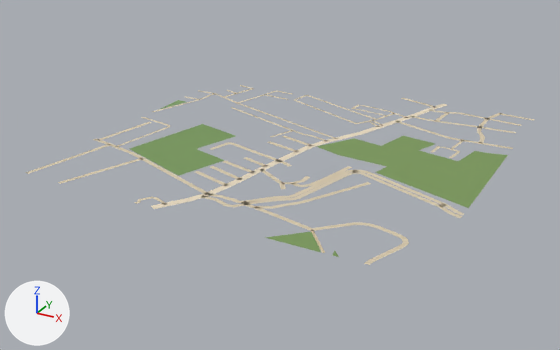
What one commit did to the glTF model public/assets/bengaluru-region-v1/tiles/t33_20-l0.glb.
Before and after are seen from a 50 mm camera at (17188.0, 9396.0, 376.0) aimed at (16734.0, 10222.0, -37.0). Every picture has the same lights, and +X, +Y and +Z are marked at lower left. The first picture is the older version.

In view in the first picture: 'ground'.
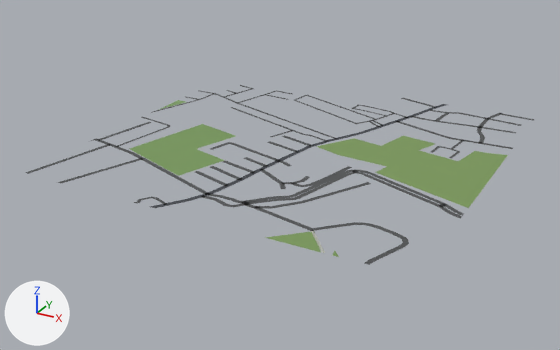
Where the change shows, as pixel boxes (x1, y1, x2, y2) in the pictures (560 x 350 px; the box of a moved part takes in the faces that stretch with it):
'ground', reshaped: before (26, 85, 535, 265); after (26, 85, 534, 265)
part 1 of me_ground, rebuilt: before (151, 104, 448, 209); after (150, 104, 447, 208)
part 2 of me_ground, moved or reshaped: before (311, 113, 535, 264); after (311, 113, 534, 264)
part 3 of me_ground, reshaped: before (58, 90, 214, 204); after (57, 90, 213, 203)
part 4 of me_ground, recoloured: (26, 85, 521, 265) in both

The change, as a list of edits to the scene's bpy script:
```text
Change me_ground:
    used by ob_ground; location = (16500.0, 10000.0, 0.0)
    remove me_ground.from_pydata(...)  # 830 vertices, 754 faces; spans x -2.0..501.0, y -3.0..503.0, z 1.0
    add me_ground.from_pydata(...)  # 839 vertices, 761 faces; spans x 0.0..500.0, y 0.0..500.0, z 1.0
    me_ground part 1: the loose piece of 64 vertices spanning x 192.0..373.0, y -3.0..503.0, z 1.0 is rebuilt with 64 vertices and now spans x 192.0..373.0, y 0.0..500.0, z 1.0
    me_ground part 2
    10 vertices are removed from x 315.0..498.0, y 0.0..497.0, z 1.0
    30 faces are deleted
    8 vertices move from x 293.0..406.0, y -1.0..425.0, z 1.0 to x 294.0..407.0, y 0.0..425.0, z 1.0
    10 vertices are added at x 316.0..498.0, y 0.0..497.0, z 1.0
    30 new faces join them
    me_ground part 3
    4 vertices are removed from x -1.0..63.0, y -1.0..231.0, z 1.0
    7 faces are deleted
    15 vertices move from x -2.0..175.0, y -1.0..313.0, z 1.0 to x 0.0..175.0, y 0.0..308.0, z 1.0
    13 vertices are added at x 0.0..70.0, y 0.0..378.0, z 1.0
    14 new faces join them
    me_ground part 4: 499 kept faces spanning x 0.0..500.0, y 0.0..500.0, z 1.0 get new vertex colours; the middle colour goes from beige #d7c9ae to dark grey #535556
```
